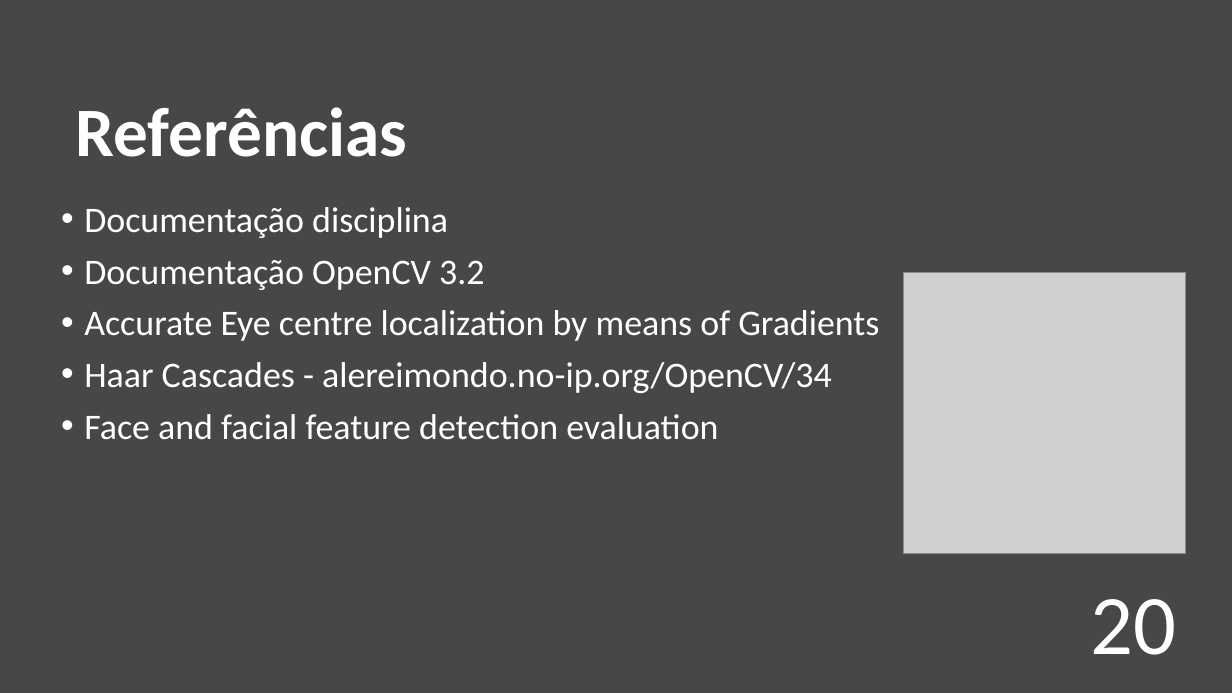
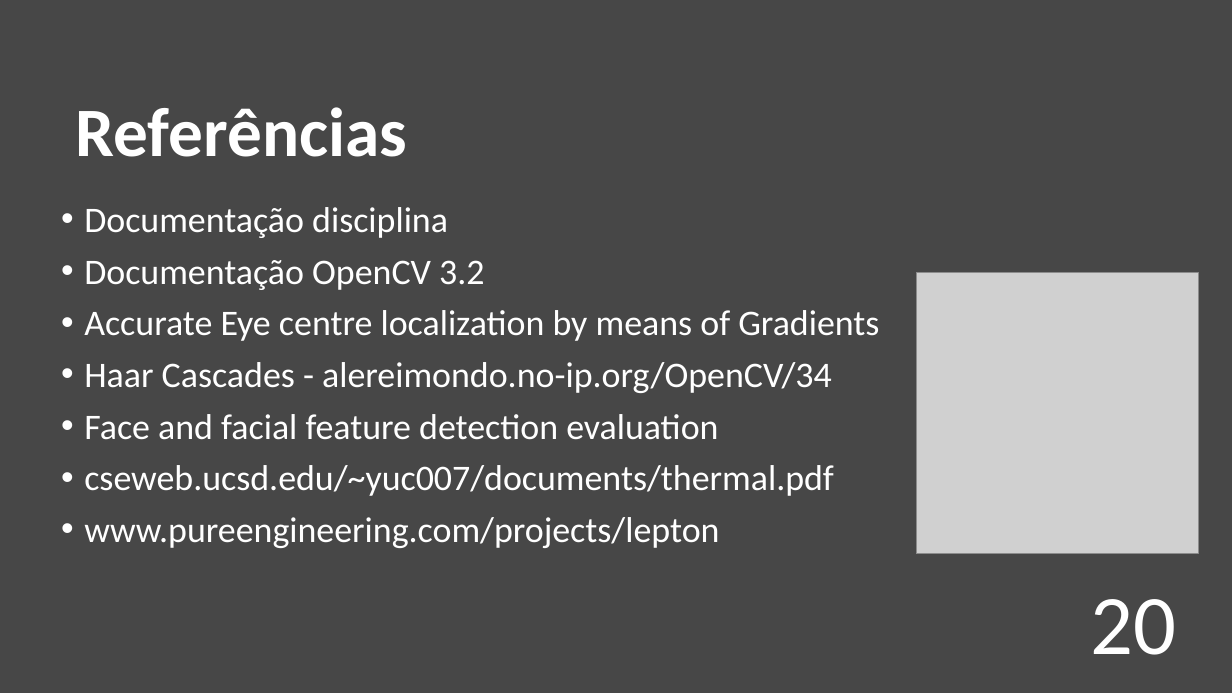
Before and after one commit to RRibeiro8/vc_projecto, a slide deck: slide 20 of docs/Presentation.pptx. Drawn at 1232x693 pixels with LibreOffice and Linux fonts; fonts in the diff are those of the drawing; grey boxes stand for pictures. Boxes give left, top, right and bottom in pixels: in the first picture for what was removed or moved away, otherwise in the second. Text is boxed around its words. In the diff, an @@ line names an element or a change of style, - is before the commit and + after.

```diff
--- a/docs/Presentation.pptx
+++ b/docs/Presentation.pptx
@@ picture: place and size @@
-picture at (904,273,1186,555)
+picture at (917,273,1199,555)
@@ text at (84,465,834,548): paragraphs added @@
+• cseweb.ucsd.edu/~yuc007/documents/thermal.pdf
+• www.pureengineering.com/projects/lepton
```
Also in this commit, not shown: 1 other slide changed.
